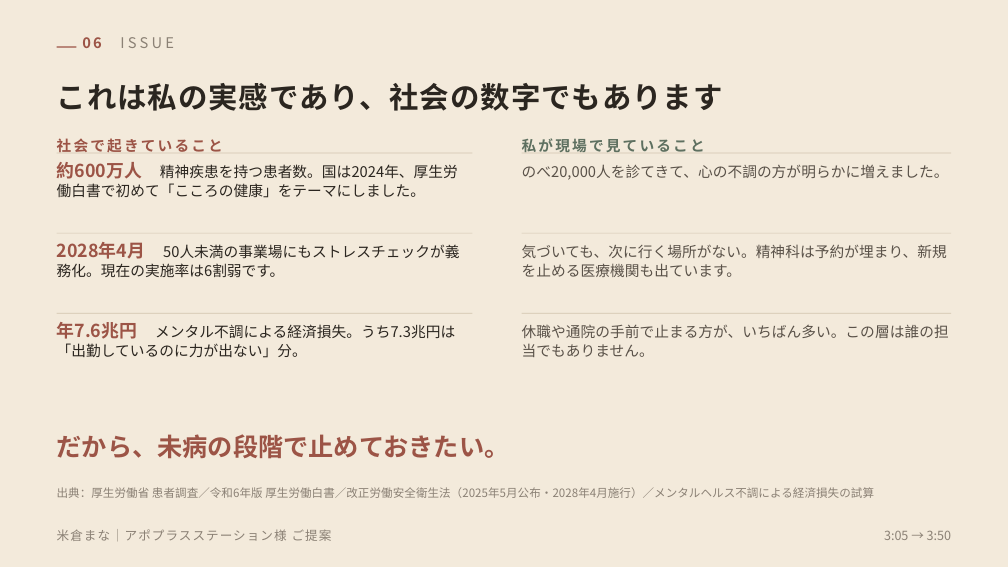
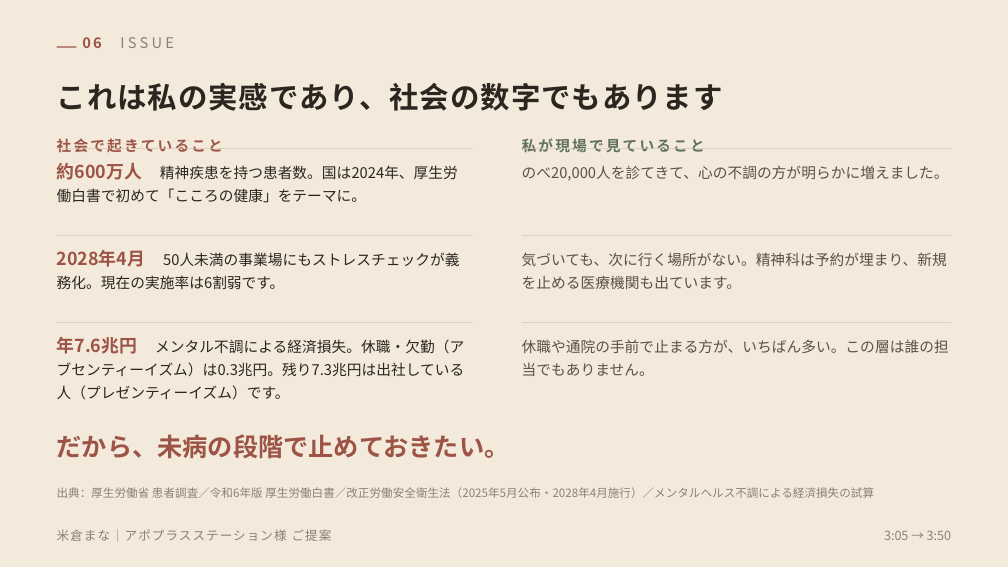
Before and after one commit to mananyon/manayonekura, a slide deck: slide 7 of proposals/米倉まな_アポプラスステーション様ご提案_導入.pptx. Drawn at 1008x567 pixels with LibreOffice and Linux fonts; fonts in the diff are those of the drawing. Boxes give left, top, right and bottom in pixels: in the first picture for what was removed or moved away, otherwise in the second. Text is boxed around its words. In the diff, an @@ line names an element or a change of style, - is before the commit and + after.

```diff
--- a/proposals/米倉まな_アポプラスステーション様ご提案_導入.pptx
+++ b/proposals/米倉まな_アポプラスステーション様ご提案_導入.pptx
@@ rectangle: place and size @@
-rectangle at bbox=[57, 153, 473, 154]
+rectangle at bbox=[57, 148, 473, 149]
@@ rectangle: place and size @@
-rectangle at bbox=[522, 153, 951, 154]
+rectangle at bbox=[522, 148, 951, 149]
@@ text at bbox=[57, 163, 458, 203]: text changed @@
-約600万人 精神疾患を持つ患者数。国は2024年、厚生労働白書で初めて「こころの健康」をテーマにしました。
+約600万人 精神疾患を持つ患者数。国は2024年、厚生労働白書で初めて「こころの健康」をテーマに。
@@ rectangle: place and size @@
-rectangle at bbox=[57, 313, 473, 314]
+rectangle at bbox=[57, 322, 473, 323]
@@ rectangle: place and size @@
-rectangle at bbox=[522, 313, 951, 314]
+rectangle at bbox=[522, 322, 951, 323]
@@ text at bbox=[57, 337, 465, 400]: text changed @@
-年7.6兆円 メンタル不調による経済損失。うち7.3兆円は「出勤しているのに力が出ない」分。
+年7.6兆円 メンタル不調による経済損失。休職・欠勤（アブセンティーイズム）は0.3兆円。残り7.3兆円は出社している人（プレゼンティーイズム）です。
@@ line spacing 18pt to 22pt in 4 elements at bbox=[522, 165, 949, 181], bbox=[522, 252, 947, 289], bbox=[57, 250, 285, 289], bbox=[522, 339, 949, 376] @@
@@ text "休職や通院の手前で止まる方が、いちばん多い。この層は誰の担当でもありません。": place and size @@
-text "休職や通院の手前で止まる方が、いちばん多い。この層は誰の担当でもありません。" at bbox=[522, 324, 949, 357]
+text "休職や通院の手前で止まる方が、いちばん多い。この層は誰の担当でもありません。" at bbox=[522, 339, 949, 376]
```
Also in this commit, not shown: 5 other slides changed, 4 other files.
